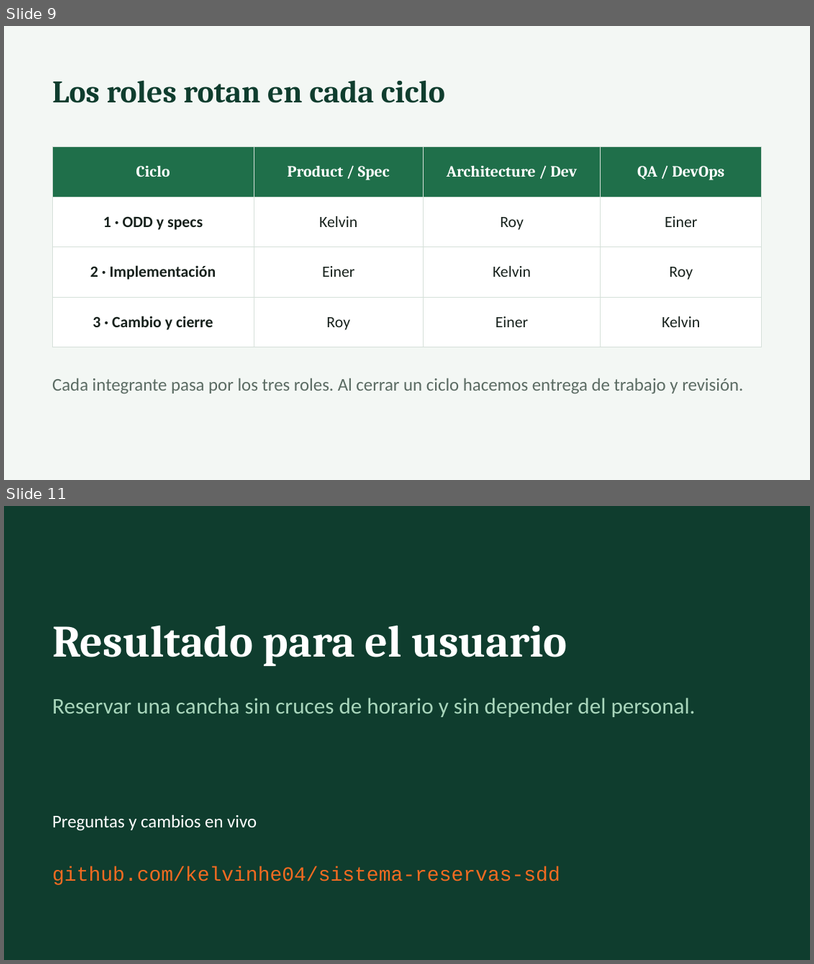
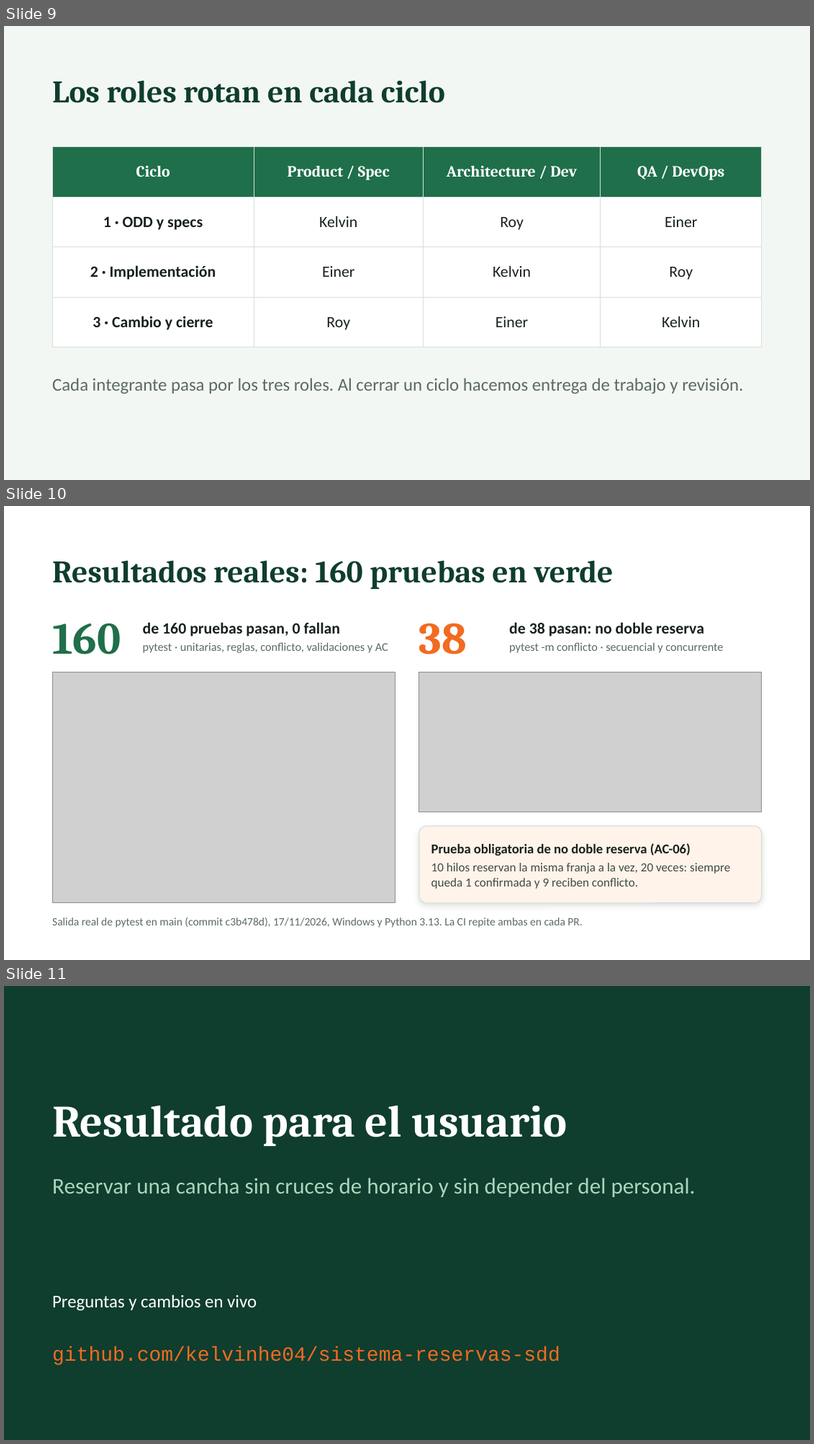
Before and after one commit to kelvinhe04/sistema-reservas-sdd, a slide deck: docs/material/presentacion.pptx. Shown one above the other, each under a label of ours: slides 9 and 11 before the commit, slides 9, 10 and 11 after it; the slides between them are not shown. The pictures are 814x964 and 814x1444 pixels, drawn with LibreOffice and Linux fonts; fonts in the diff are those of the drawing; grey boxes stand for pictures. Boxes give left, top, right and bottom in pixels: in the first picture for what was removed or moved away, otherwise in the second. Text is boxed around its words. In the diff, an @@ line names an element or a change of style, - is before the commit and + after.

```diff
--- a/docs/material/presentacion.pptx
+++ b/docs/material/presentacion.pptx
@@ slide 10 added at [4,506,810,960], background #FFFFFF @@
@@ text added at [52,560,614,590], 28 pt, text #0F3D2E, bold @@
+Resultados reales: 160 pruebas en verde
@@ text added at [52,623,121,654], 40 pt, text #1F6F4A, bold @@
+160
@@ text added at [143,622,388,653], 10.5 pt, text #5B6B63 @@
+de 160 pruebas pasan, 0 fallan
+pytest · unitarias, reglas, conflicto, validaciones y AC
@@ text added at [419,623,467,654], 40 pt, text #F26B21, bold @@
+38
@@ text added at [509,622,723,653], 10.5 pt, text #5B6B63 @@
+de 38 pasan: no doble reserva
+pytest -m conflicto · secuencial y concurrente
@@ picture added at [52,672,395,903] @@
@@ picture added at [419,672,762,811] @@
@@ rounded rectangle added at [419,826,762,902], fill #FFF3EA, outline #D5E0D9 0.75 pt @@
@@ text added at [432,843,730,888], 11 pt, text #3D4B44 @@
+Prueba obligatoria de no doble reserva (AC-06)
+10 hilos reservan la misma franja a la vez, 20 veces: siempre queda 1 confirmada y 9 reciben conflicto.
@@ text added at [52,917,582,927], 10 pt, text #5B6B63 @@
+Salida real de pytest en main (commit c3b478d), 17/11/2026, Windows y Python 3.13. La CI repite ambas en cada PR.
```
Also in this commit, not shown: 1 slide changed, 1 slide removed.
